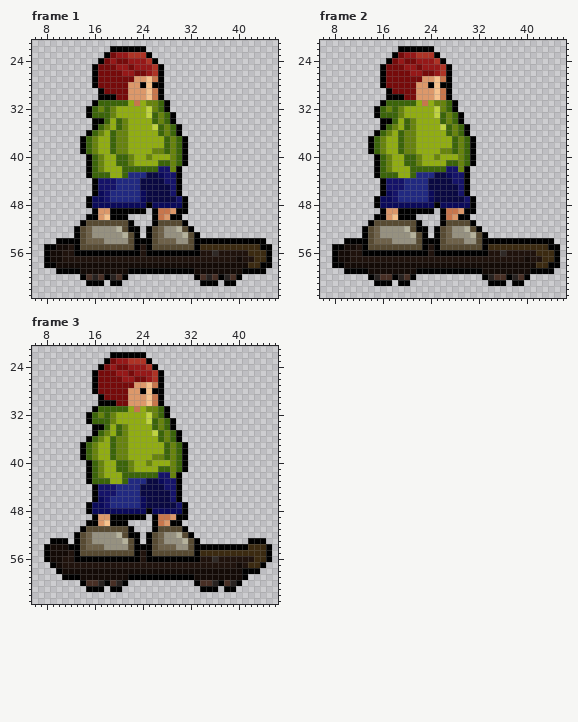
Edited in one commit: pixel-art file (Assets/Sprites/unmaskedSkate.aseprite). Above, as it was before the edit.
64x64 pixels, 3 frames. Colours within 5 levels of each other are drawn and written as one. Shown: frame 1: x 6..46, y 21..63; frame 2: x 6..46, y 21..63; frame 3: x 6..46, y 21..63. The commit also changed other frames, which this record leaves out.
After the commit:
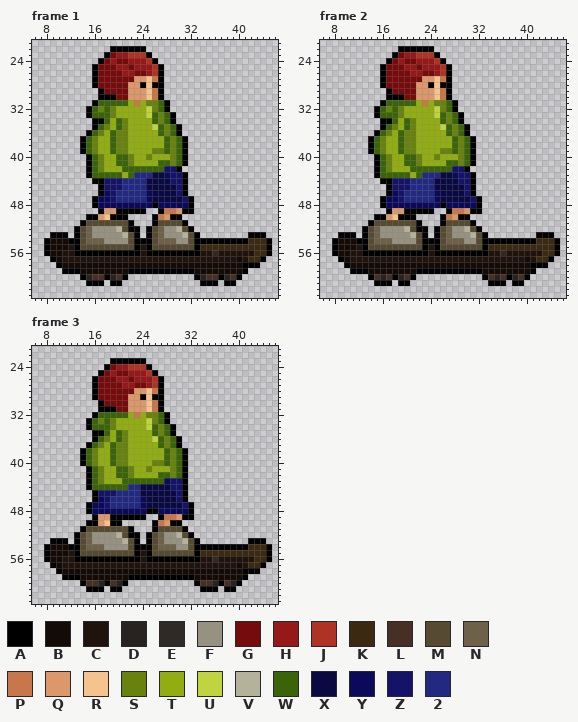
Palette (. is transparent): A #000000  B #140b07  C #20130d  D #282220  E #302a27  F #969180  G #760b0b  H #961818  J #ae3325  K #3b2a11  L #482f25  M #574a32  N #6e6149  P #c8764c  Q #dc986a  R #f6c28d  S #67830d  T #91ad12  U #c0d440  V #b5b29c  W #3b6409  X #0a0942  Y #0b0a5a  Z #151369  2 #212981
The exact change:
--- frame 1, layers "Layer 1", "Layer 2"
@@ x 13..34 @@
 41 ..AWSTTWWSTTTTWWSWA...
-42 ..AWSTTTWWWWWWZZSA....
-43 ..AWWWTTW222XXYZZA....
-44 ...AZZZ2222XXXXZZA....
-45 ...AZZZ2222XXXXXZA....
-46 ...AYZ22222YXXXXZA....
-47 ..AYYZ22222YXXXXXZA...
-48 ..AYYYYYYYYYAYYYYYA...
-49 ...AQQAAAAAA.APPQAA...
+42 ..AWSTTTWWWWWWWZZA....
+43 ..AWWWWWTW222XXYZZA...
+44 ...AAZZZ2222XXXXZZA...
+45 ....AZZZ2222XXXXXZA...
+46 ....AYZ22222YXXXXZA...
+47 ...AYYZ22222YXXXXXZA..
+48 ...AYYYYYYYYYAYYYYYA..
+49 ....AQQAAAAA..APPQAA..
 50 ..AAQRAAA....APQAA....
@@ x 6..46 @@
 52 .......AMNFFFFVMAA.AMNFFVMA..............
-53 .......AMNFFFFFVMA.AMNFFFVMA.............
-54 ....AAAAMNNNFFFFMAAAMNNNFFMAAAAAAAAAAAA..
-55 ..AABBCAMMMMMMMMMACAMMMMMMMAKKKKKKKKKKAA.
-56 ..ABBCCAAAAAAAAAAACAAAAAAAAACCECCCCCKKKA.
-57 ..ABBCCCCCCCCCCCCCCCCCCCCCCCCCCCCCBCCKKA.
-58 ..AABBBBBBBBBBBBBBBBBBBBBBBBBBBBBBBBKKAA.
-59 ....AAAABBBBBBBBAAAAAAAAAAABBBBBBBBAAAA..
-60 ........ALDLADLA...........ALDLADLA......
+53 ...AAA.AMNFFFFFVMA.AMNFFFVMA........AAA..
+54 ..ABBBAAMNNNFFFFMAAAMNNNFFMAAAAAAAAAKKKA.
+55 ..ABBBCAMMMMMMMMMACAMMMMMMMAKKKKKKKKKKKA.
+56 ..ABBCCAAAAAAAAAAACAAAAAAAAACCECCCCCCKKA.
+57 ...ABCCCCCCCCCCCCCCCCCCCCCCCCCCCCCBCKKA..
+58 ....ABBBBBBBBBBBBBBBBBBBBBBBBBBBBBBAAA...
+59 .....AAABBBBBBBBAAAAAAAAAAABBBBBBBBA.....
+60 ........ADLLADLA...........ADLLADLA......
 61 .........AAA.AA.............AAA.AA.......
--- frame 2, layers "Layer 1", "Layer 2"
@@ x 13..34 @@
 41 ..AWSTTWWSTTTTWWSWA...
-42 ..AWSTTTWWWWWWZZSA....
-43 ..AWWWTTW222XXYZZA....
-44 ...AZZZ2222XXXXZZA....
-45 ...AZZZ2222XXXXXZA....
-46 ...AYZ22222YXXXXZA....
-47 ..AYYZ22222YXXXXXZA...
-48 ..AYYYYYYYYYAYYYYYA...
-49 ...AQQAAAAAA.APPQAA...
+42 ..AWSTTTWWWWWWWZZA....
+43 ..AWWWWWTW222XXYZZA...
+44 ...AAZZZ2222XXXXZZA...
+45 ....AZZZ2222XXXXXZA...
+46 ....AYZ22222YXXXXZA...
+47 ...AYYZ22222YXXXXXZA..
+48 ...AYYYYYYYYYAYYYYYA..
+49 ....AQQAAAAA..APPQAA..
 50 ..AAQRAAA....APQAA....
@@ x 6..46 @@
 52 .......AMNFFFFVMAA.AMNFFVMA..............
-53 .......AMNFFFFFVMA.AMNFFFVMA.............
-54 ....AAAAMNNNFFFFMAAAMNNNFFMAAAAAAAAAAAA..
-55 ..AABBCAMMMMMMMMMACAMMMMMMMAKKKKKKKKKKAA.
-56 ..ABBCCAAAAAAAAAAACAAAAAAAAACCECCCCCKKKA.
-57 ..ABBCCCCCCCCCCCCCCCCCCCCCCCCCCCCCBCCKKA.
-58 ..AABBBBBBBBBBBBBBBBBBBBBBBBBBBBBBBBKKAA.
-59 ....AAAABBBBBBBBAAAAAAAAAAABBBBBBBBAAAA..
-60 ........ADLLADLA...........ADLLADLA......
+53 ...AAA.AMNFFFFFVMA.AMNFFFVMA........AAA..
+54 ..ABBBAAMNNNFFFFMAAAMNNNFFMAAAAAAAAAKKKA.
+55 ..ABBBCAMMMMMMMMMACAMMMMMMMAKKKKKKKKKKKA.
+56 ..ABBCCAAAAAAAAAAACAAAAAAAAACCECCCCCCKKA.
+57 ...ABCCCCCCCCCCCCCCCCCCCCCCCCCCCCCBCKKA..
+58 ....ABBBBBBBBBBBBBBBBBBBBBBBBBBBBBBAAA...
+59 .....AAABBBBBBBBAAAAAAAAAAABBBBBBBBA.....
+60 ........ALDLADLA...........ALDLADLA......
 61 .........AAA.AA.............AAA.AA.......
--- frame 3, layer "Layer 1"
@@ x 12..34 @@
 21 .......................
-22 .......AAAAAA..........
-23 ......AGHHJJJA.........
-24 .....AGHGGHHHJA........
-25 ....AGGGHHGHHHJA.......
-26 ....AGGGGHHGGHJA.......
-27 ....AGGGGGGQQRPA.......
-28 ....AGGGGGQQARAA.......
-29 .....AGGGGQQQRPA.......
-30 .....AAAGGQQQRPA.......
-31 ....AWWWWWTPTSSWA......
-32 ...AWSWSTTTTTUSWA......
-33 ...AWWWSTTTTTUWSWA.....
-34 ....AAWTWSTTTTWSWA.....
-35 ....AWSTWSTTTTUWSWA....
-36 ...AWSTWSSTTTTTWSWA....
-37 ..AWSTTWSSTTTTTTWSWA...
+22 .......................
+23 .......AAAAAA..........
+24 ......AGHHJJJA.........
+25 .....AGHGGHHHJA........
+26 ....AGGGHHGHHHJA.......
+27 ....AGGGGHHGGHJA.......
+28 ....AGGGGGGQQRPA.......
+29 ....AGGGGGQQARAA.......
+30 .....AGGGGQQQRPA.......
+31 .....AAAGGQQQRPA.......
+32 ....AWWWWWTPTSSWA......
+33 ...AWSWSTTTTTUSWA......
+34 ...AWWWSTTTTTUWSWA.....
+35 ....AAWTWSTTTTWSWA.....
+36 ....AWSTWSTTTTUWSWA....
+37 ...AWSTWSSTTTTTWSWA....
 38 ..AWSTTWSSTTTTTTWSWA...
-39 ..AWSTTWSSTTTTSSWSWA...
-40 ...AWSTTWWSTTSTTTSWA...
-41 ...AWSTTWWSTTTTWWSWA...
-42 ...AWSTTTWWWWWWZZSA....
-43 ...AWWWTTW222XXYZZA....
-44 ....AZZZ2222XXXXZZA....
-45 ....AZZZ2222XXXXXZA....
-46 ....AYZ22222YXXXXZA....
-47 ...AYYZ22222YXXXXXZA...
-48 ...AYYYYYYYYYAYYYYYA...
-49 ....AQQAAAAAA.APPQAA...
-50 ...AAQRAAA....APQAA....
+39 ..AWSTTWSSTTTTTTWSWA...
+40 ..AWSTTWSSTTTTSSWSWA...
+41 ...AWSTTWWSTTSTTTSWA...
+42 ...AWSTTWWSTTTTWWSWA...
+43 ...AWSTTTWWWWWWWYZZA...
+44 ...AWWWWWW22XXXXXZZA...
+45 ....AZZZ2222XXXXXXZA...
+46 ....AYZ22222YXXXXXZA...
+47 ...AYYZ22222YXXXXXXZA..
+48 ...AYYYYYYYYYAAYYYYYA..
+49 ....AQQAAAAAA..APPQAA..
+50 ...AAQRAA.....APQAA....
 51 ..AMMMMMMMA...AMMMMA...
